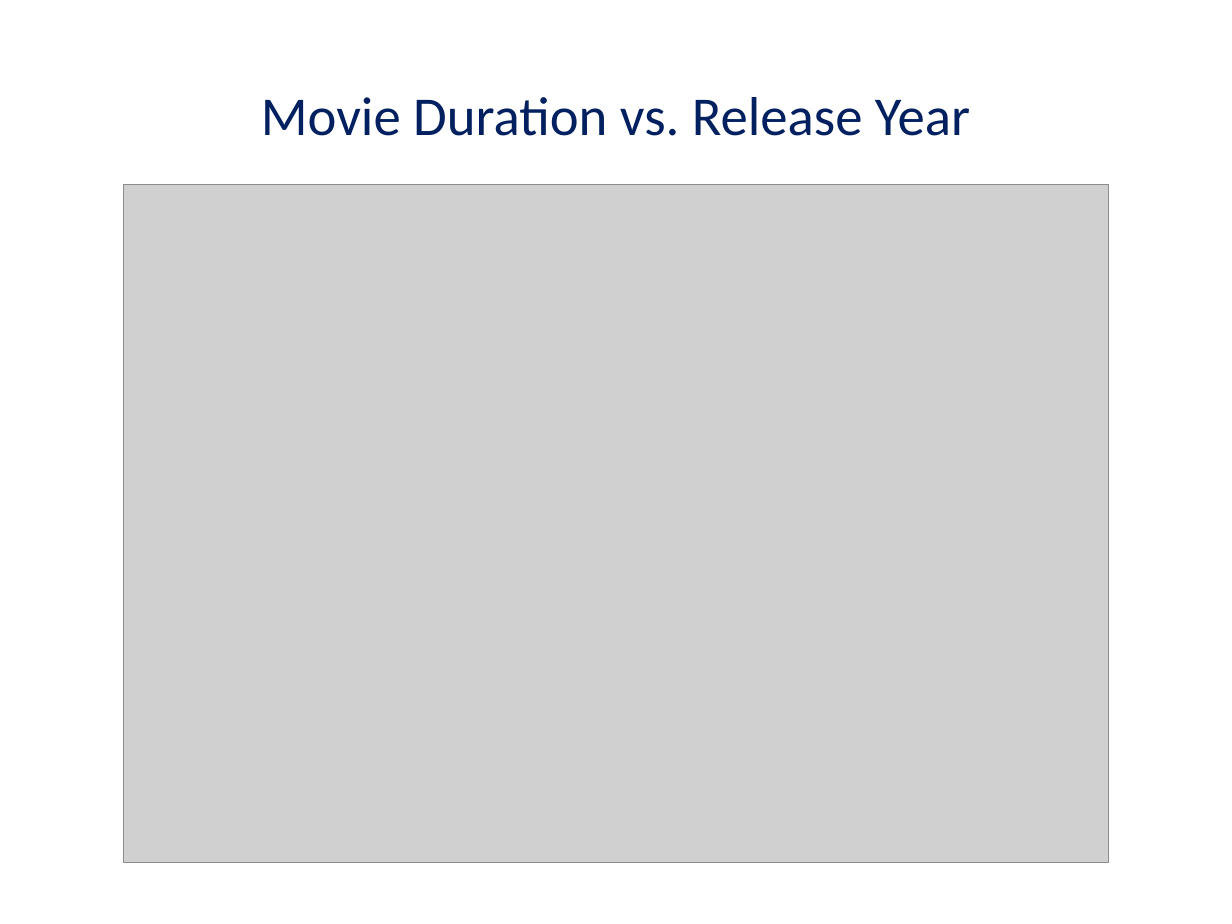
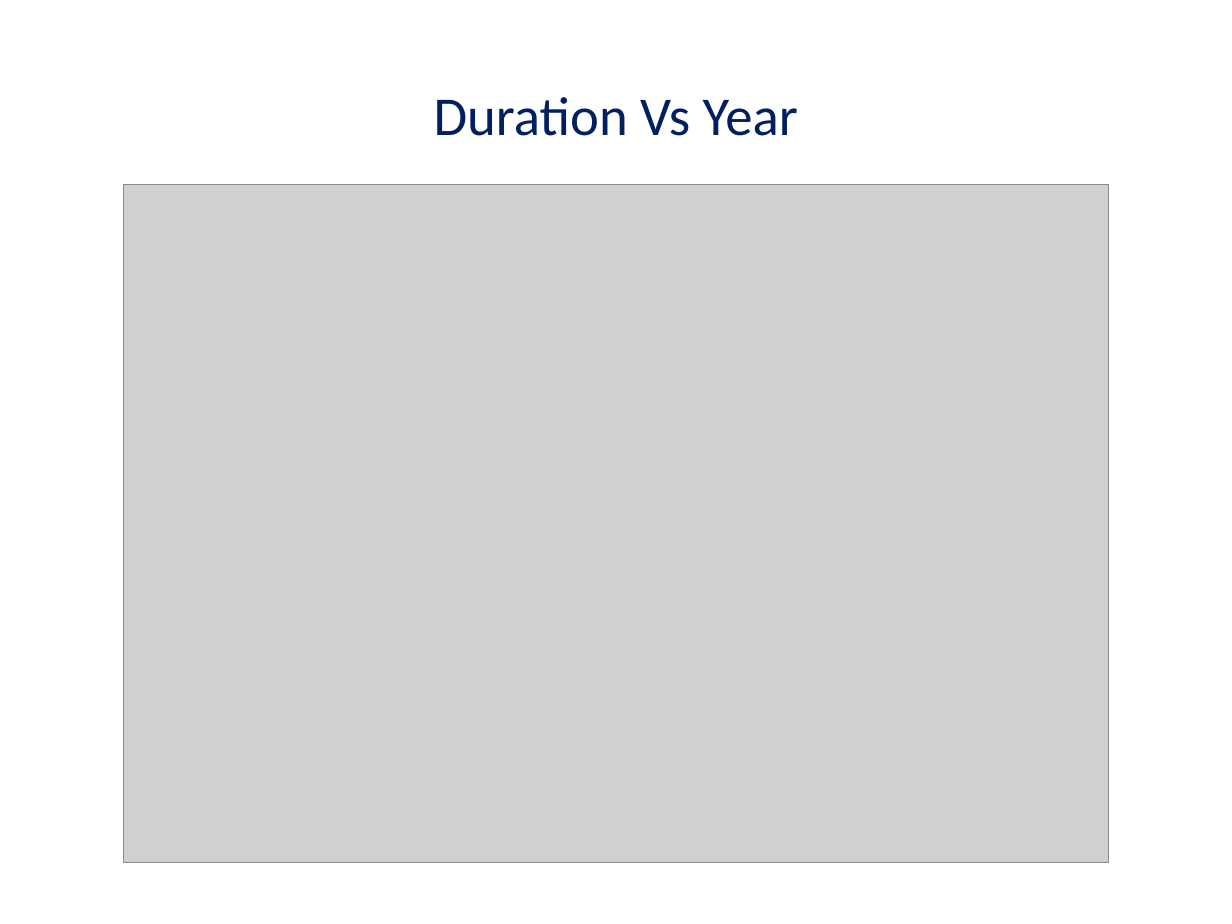
Before and after one commit to gpenessot/Automate-Presentation-Creation-with-Python, a slide deck: slide 8 of Netflix_Content_Analysis.pptx (slide 7 before the commit). Drawn at 1232x924 pixels with LibreOffice and Linux fonts; fonts in the diff are those of the drawing; grey boxes stand for pictures. Boxes give left, top, right and bottom in pixels: in the first picture for what was removed or moved away, otherwise in the second. Text is boxed around its words. In the diff, an @@ line names an element or a change of style, - is before the commit and + after.

```diff
--- a/Netflix_Content_Analysis.pptx
+++ b/Netflix_Content_Analysis.pptx
@@ title at [434, 97, 798, 136]: text changed @@
-Movie Duration vs. Release Year
+Duration Vs Year
```
Also in this commit, not shown: 4 other slides changed, 2 slides added, 2 slides removed, 11 other files.
